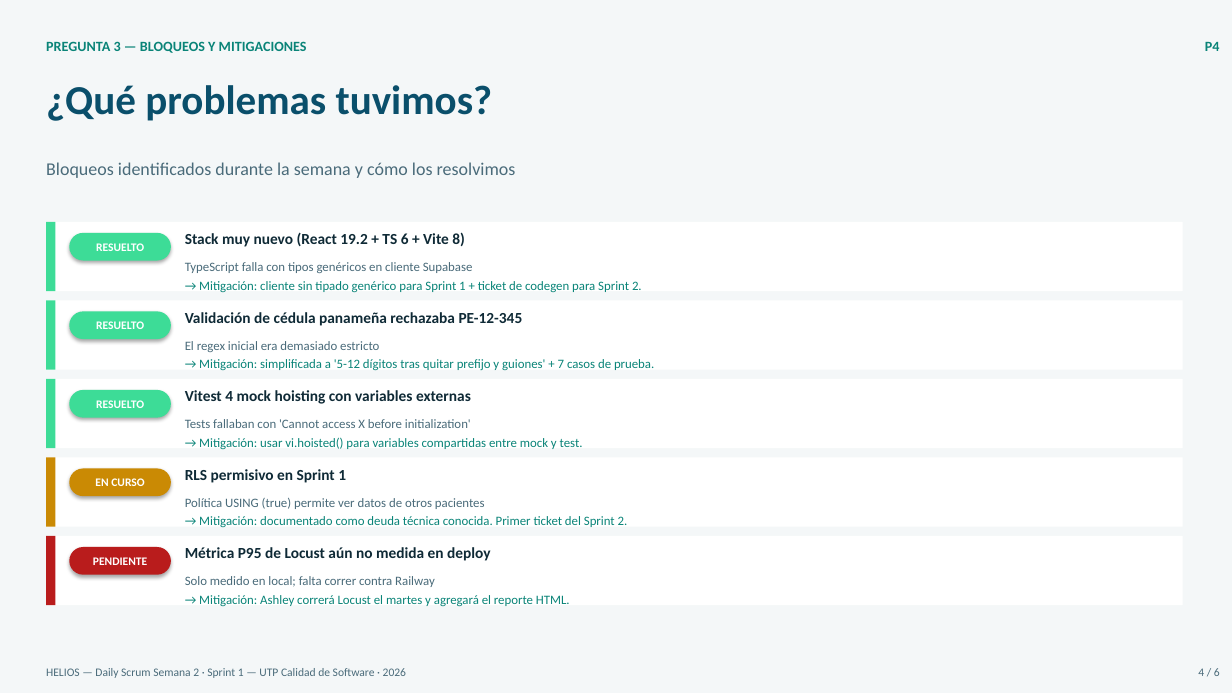
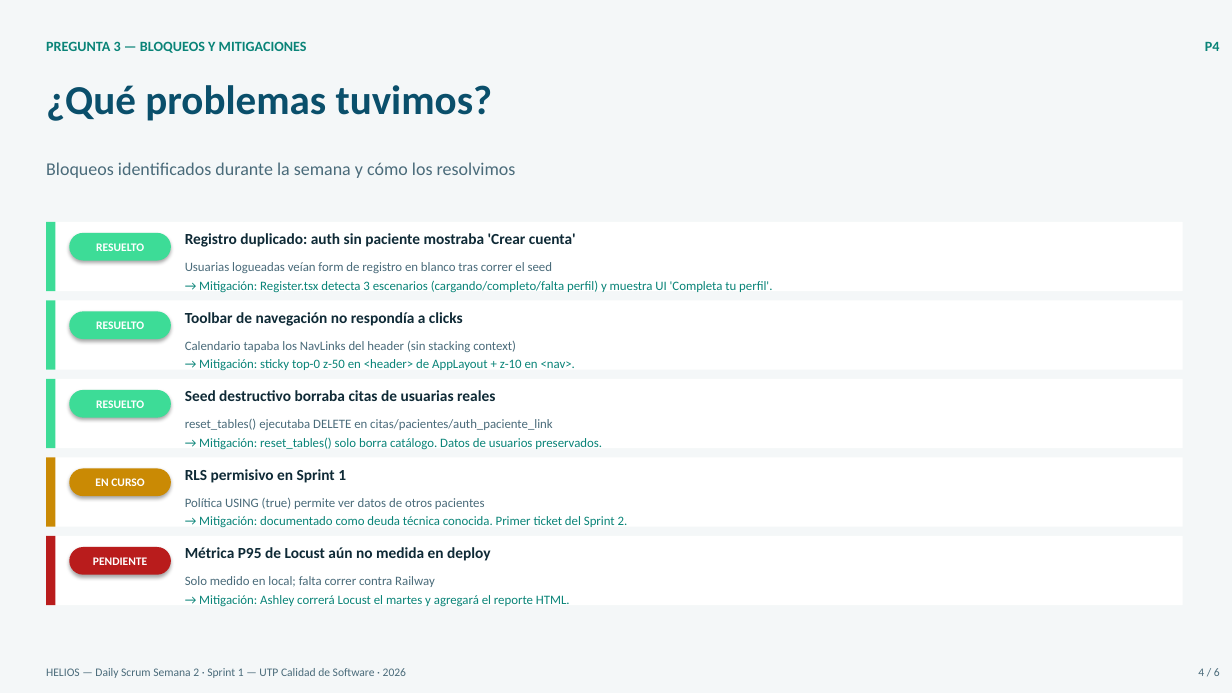
Before and after one commit to Helios-TeamUTP/Helios, a slide deck: slide 4 of dailys/Daily_S2_Sprint1_HELIOS.pptx. Drawn at 1232x693 pixels with LibreOffice and Linux fonts; fonts in the diff are those of the drawing. Boxes give left, top, right and bottom in pixels: in the first picture for what was removed or moved away, otherwise in the second. Text is boxed around its words. In the diff, an @@ line names an element or a change of style, - is before the commit and + after.

```diff
--- a/dailys/Daily_S2_Sprint1_HELIOS.pptx
+++ b/dailys/Daily_S2_Sprint1_HELIOS.pptx
@@ text at (185,233,576,247): text changed @@
-Stack muy nuevo (React 19.2 + TS 6 + Vite 8)
+Registro duplicado: auth sin paciente mostraba 'Crear cuenta'
@@ text at (185,262,552,273): text changed @@
-TypeScript falla con tipos genéricos en cliente Supabase
+Usuarias logueadas veían form de registro en blanco tras correr el seed
@@ text at (199,281,772,292): text changed @@
-→ Mitigación: cliente sin tipado genérico para Sprint 1 + ticket de codegen para Sprint 2.
+→ Mitigación: Register.tsx detecta 3 escenarios (cargando/completo/falta perfil) y muestra UI 'Completa tu perfil'.
@@ text at (185,312,463,326): text changed @@
-Validación de cédula panameña rechazaba PE-12-345
+Toolbar de navegación no respondía a clicks
@@ text at (185,341,516,352): text changed @@
-El regex inicial era demasiado estricto
+Calendario tapaba los NavLinks del header (sin stacking context)
@@ text at (199,359,575,371): text changed @@
-→ Mitigación: simplificada a '5-12 dígitos tras quitar prefijo y guiones' + 7 casos de prueba.
+→ Mitigación: sticky top-0 z-50 en <header> de AppLayout + z-10 en <nav>.
@@ text at (185,390,495,401): text changed @@
-Vitest 4 mock hoisting con variables externas
+Seed destructivo borraba citas de usuarias reales
@@ text at (185,419,553,430): text changed @@
-Tests fallaban con 'Cannot access X before initialization'
+reset_tables() ejecutaba DELETE en citas/pacientes/auth_paciente_link
@@ text at (199,438,602,449): text changed @@
-→ Mitigación: usar vi.hoisted() para variables compartidas entre mock y test.
+→ Mitigación: reset_tables() solo borra catálogo. Datos de usuarios preservados.
```
Also in this commit, not shown: 1 other slide changed, 6 other files.
